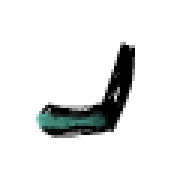
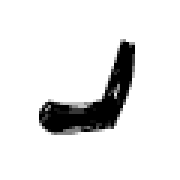
Two versions of the same layered image (180px x 180px). Layer-by-layer changes:
removed layer "Modify" over 33, 42, 135, 138
showed "Layer", painted on it over 39, 39, 135, 138
